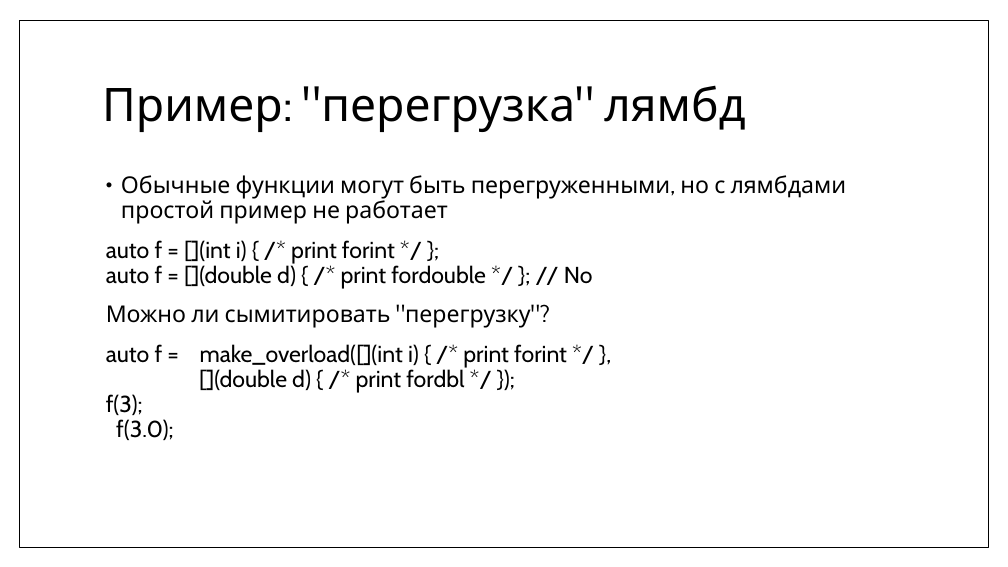
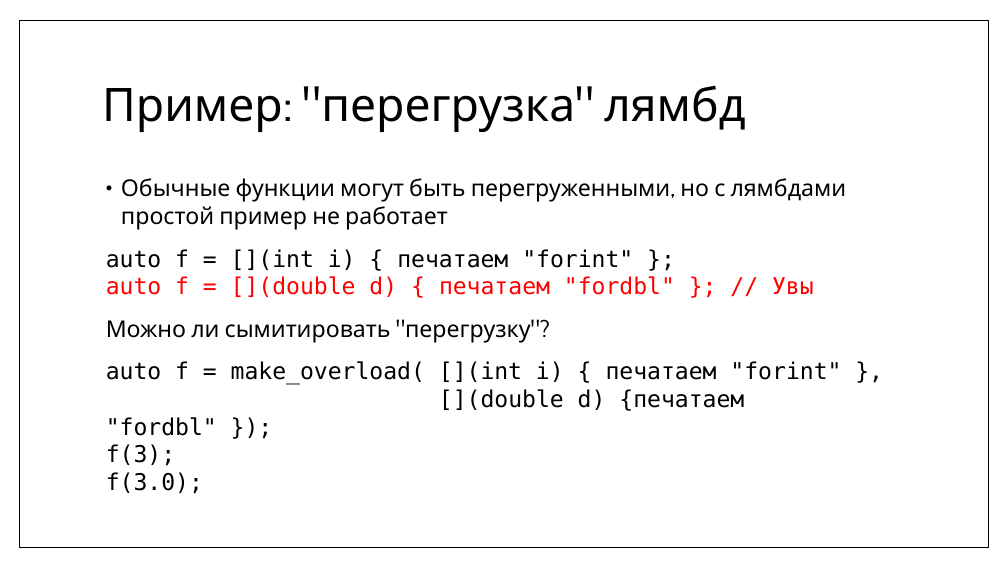
Before and after one commit to MIPT-ILab/cpp-lects-rus, a slide deck: slide 18 of slides/lec2-7-lambdas.pptx (slide 11 before the commit). Drawn at 1008x567 pixels with LibreOffice and Linux fonts; fonts in the diff are those of the drawing. Boxes give left, top, right and bottom in pixels: in the first picture for what was removed or moved away, otherwise in the second. Text is boxed around its words. In the diff, an @@ line names an element or a change of style, - is before the commit and + after.

```diff
--- a/slides/lec2-7-lambdas.pptx
+++ b/slides/lec2-7-lambdas.pptx
@@ text at box(106, 178, 847, 343): line spacing 0.9 to 1 @@
@@ text at box(106, 249, 814, 297): text changed; font Cabin to DejaVu Sans Mono; text colour #000000 to #FF0000 @@
-auto f = [](int i) { /* print forint */ };
-auto f = [](double d) { /* print fordouble */ }; // No
+auto f = [](int i) { печатаем "forint" };
+auto f = [](double d) { печатаем "fordbl" }; // Увы
@@ text at box(106, 361, 841, 494): text changed; font Cabin to DejaVu Sans Mono @@
-auto f = make_overload([](int i) { /* print forint */ },
-[](double d) { /* print fordbl */ });
-f(3);
-f(3.0);
+auto f = make_overload( [](int i) { печатаем "forint" },
+[](double d) {печатаем "fordbl" });
+f(3);
+f(3.0);
```
Also in this commit, not shown: 13 other slides changed, 14 slides added, 10 other files.
